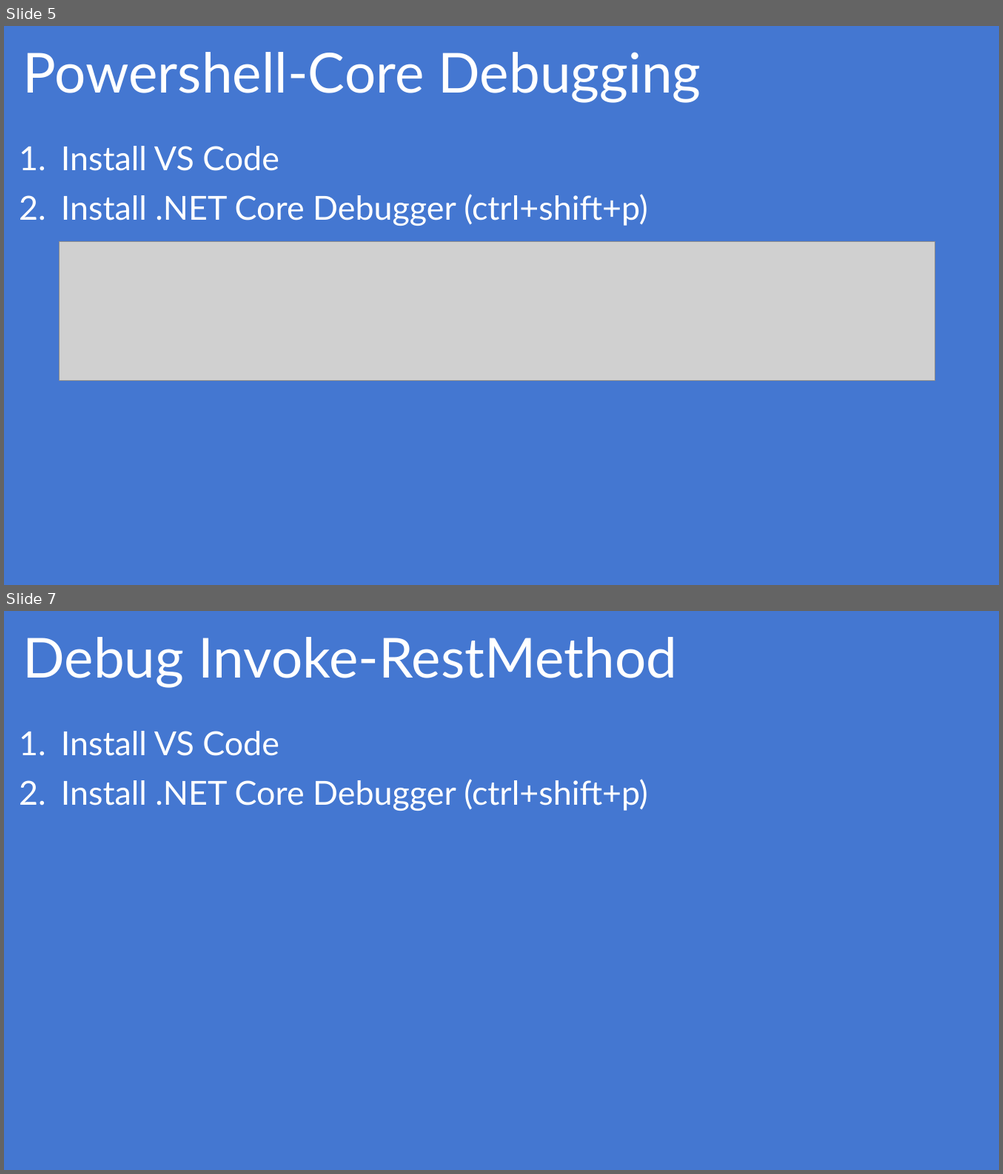
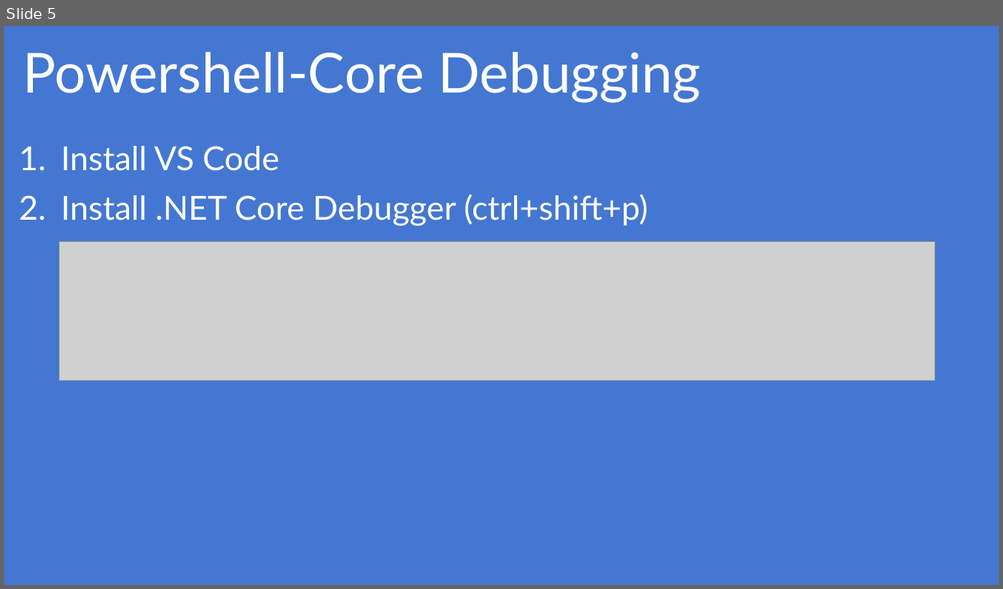
Before and after one commit to whatevergeek/dotnetdevmeetup_9nov2016, a slide deck: Invoke-RestMethod_DeepDive.pptx. Shown one above the other, each under a label of ours: slides 5 and 7 before the commit, slide 5 after it; the slides between them are not shown. The pictures are 1003x1174 and 1003x589 pixels, drawn with LibreOffice and Linux fonts; fonts in the diff are those of the drawing; grey boxes stand for pictures. Boxes give left, top, right and bottom in pixels: in the first picture for what was removed or moved away, otherwise in the second. Text is boxed around its words. In the diff, an @@ line names an element or a change of style, - is before the commit and + after.

```diff
--- a/Invoke-RestMethod_DeepDive.pptx
+++ b/Invoke-RestMethod_DeepDive.pptx
@@ slide 7 removed at bbox=[4, 611, 999, 1170], background #4477D1 @@
@@ title removed at bbox=[22, 637, 677, 688] @@
-Debug Invoke-RestMethod
@@ text removed at bbox=[61, 731, 647, 811] @@
-1. Install VS Code
-2. Install .NET Core Debugger (ctrl+shift+p)
```
Also in this commit, not shown: 1 slide added, 1 other slide removed, 6 other files.
